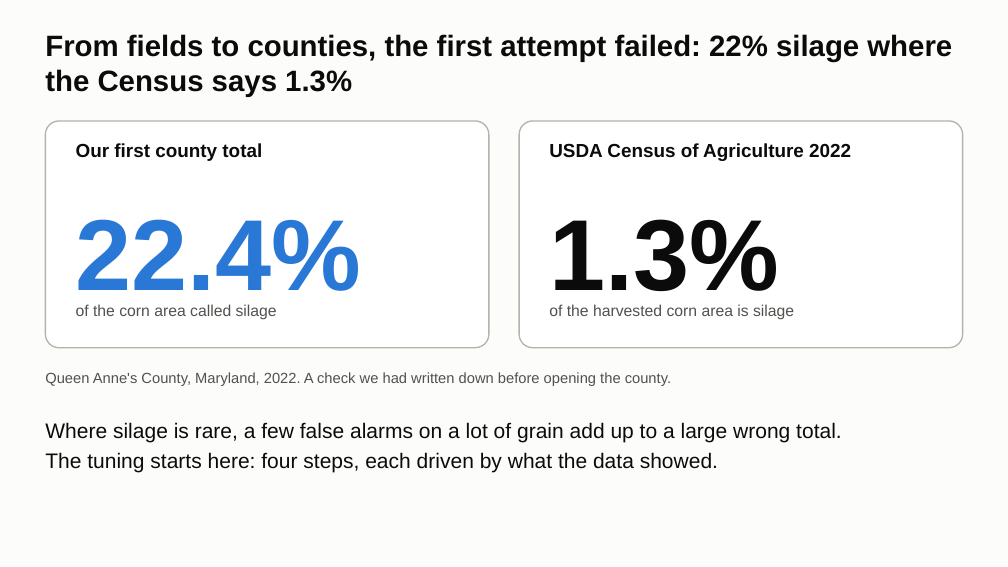
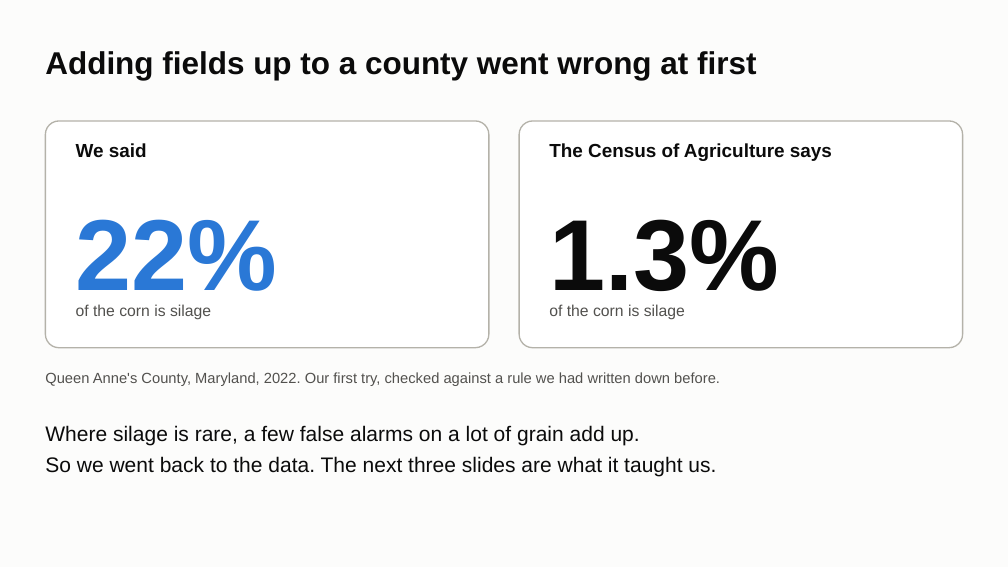
Before and after one commit to ChenSiyun1234/FieldVision, a slide deck: slide 5 of handoff/presentation/FieldVision_model_story.pptx (slide 8 before the commit). Drawn at 1008x567 pixels with LibreOffice and Linux fonts; fonts in the diff are those of the drawing. Boxes give left, top, right and bottom in pixels: in the first picture for what was removed or moved away, otherwise in the second. Text is boxed around its words. In the diff, an @@ line names an element or a change of style, - is before the commit and + after.

Commit message:
Hand-over: the short deck, ten slides and three backup slides

```diff
--- a/handoff/presentation/FieldVision_model_story.pptx
+++ b/handoff/presentation/FieldVision_model_story.pptx
@@ title at (45, 51, 756, 80): text changed; size 28 to 30 pt @@
-From fields to counties, the first attempt failed: 22% silage where the Census says 1.3%
+Adding fields up to a county went wrong at first
@@ text at (76, 143, 147, 157): text changed @@
-Our first county total
+We said
@@ text at (549, 143, 832, 161): text changed @@
-USDA Census of Agriculture 2022
+The Census of Agriculture says
@@ text at (76, 219, 278, 309): text changed @@
-22.4%
+22%
@@ text at (76, 304, 211, 320): text changed @@
-of the corn area called silage
+of the corn is silage
@@ text at (549, 304, 685, 320): text changed @@
-of the harvested corn area is silage
+of the corn is silage
@@ text at (45, 372, 720, 386): text changed @@
-Queen Anne's County, Maryland, 2022. A check we had written down before opening the county.
+Queen Anne's County, Maryland, 2022. Our first try, checked against a rule we had written down before.
@@ text at (45, 425, 716, 476): text changed @@
-Where silage is rare, a few false alarms on a lot of grain add up to a large wrong total.
-The tuning starts here: four steps, each driven by what the data showed.
+Where silage is rare, a few false alarms on a lot of grain add up.
+So we went back to the data. The next three slides are what it taught us.
```
Also in this commit, not shown: 6 other slides changed, 5 slides added, 8 slides removed, 2 other files.
